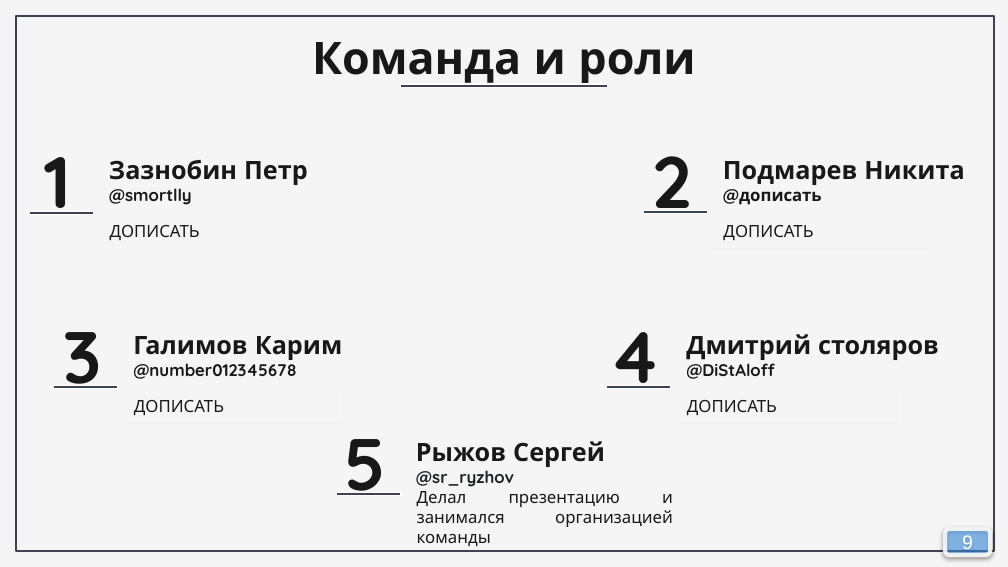
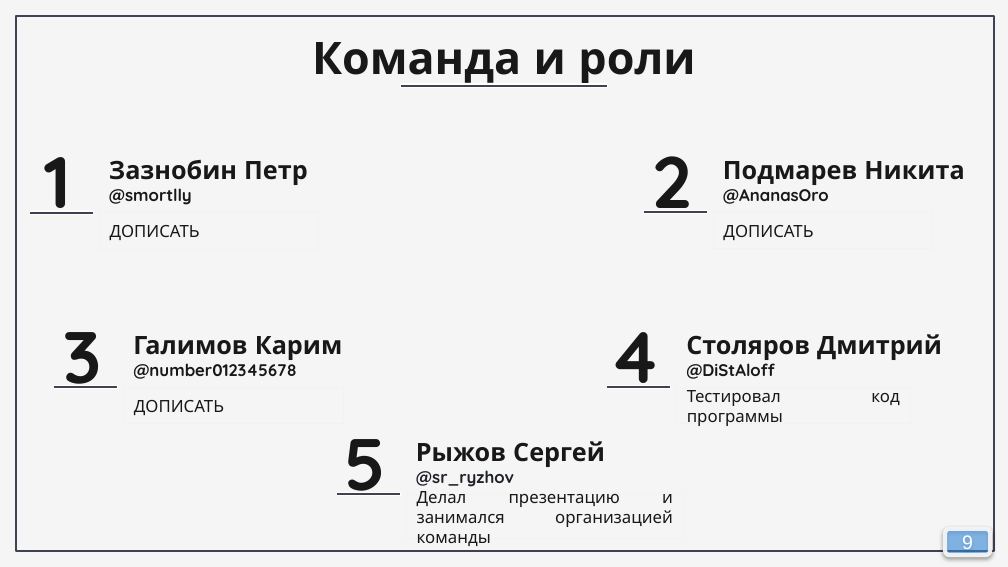
Before and after one commit to ryzhovsr/Hackathon, a slide deck: slide 9 of Снегири. Презентация.pptx. Drawn at 1008x567 pixels with LibreOffice and Linux fonts; fonts in the diff are those of the drawing; background and template pictures are left out. Boxes give left, top, right and bottom in pixels: in the first picture for what was removed or moved away, otherwise in the second. Text is boxed around its words. In the diff, an @@ line names an element or a change of style, - is before the commit and + after.

```diff
--- a/Снегири. Презентация.pptx
+++ b/Снегири. Презентация.pptx
@@ text at [723,183,829,204]: text changed @@
-@дописать
+@AnanasOro
@@ text at [686,334,942,379]: text changed @@
-Дмитрий столяров @DiStAloff
+Столяров Дмитрий @DiStAloff
@@ rectangle "Тестировал код программы": place and size @@
-rectangle "Тестировал код программы" at [676,388,896,424]
+rectangle "Тестировал код программы" at [676,388,909,424]
@@ text in rectangle at [687,390,900,406]: text changed @@
-ДОПИСАТЬ
+Тестировал код программы
```
Also in this commit, not shown: 1 other file.
